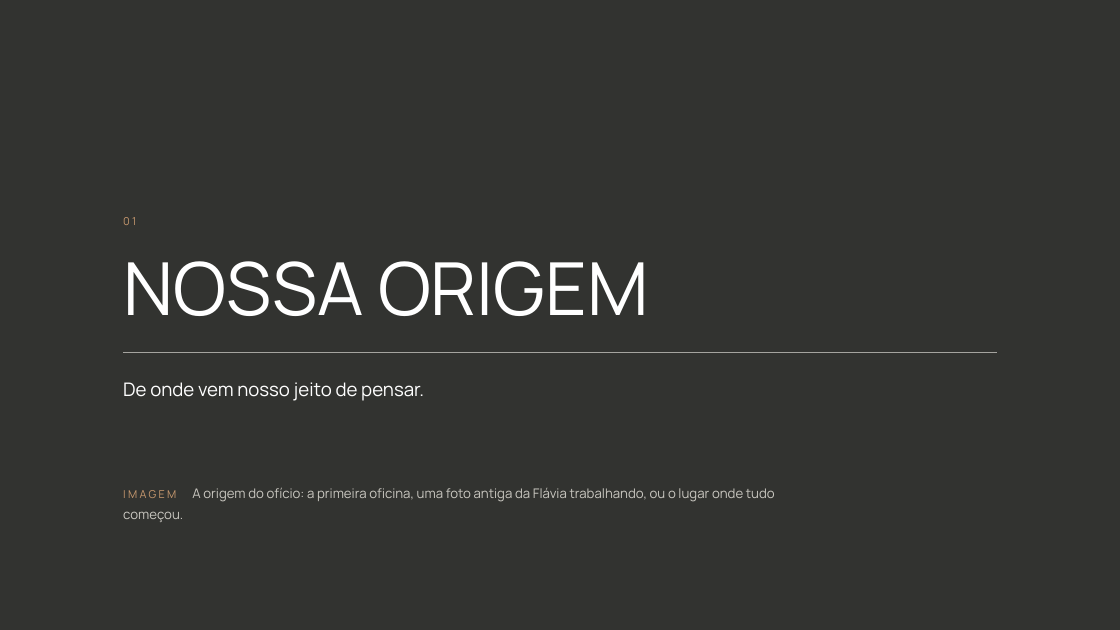
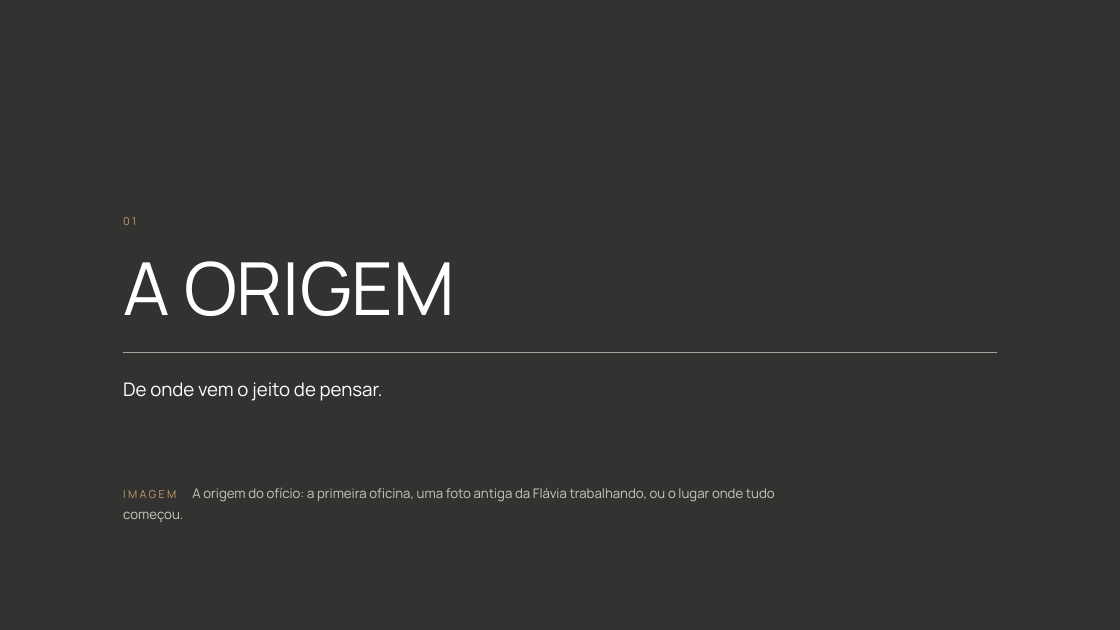
Before and after one commit to kellyalbertkabrand/Apresentacao_Revelacao_de_Essencia, a slide deck: slide 5 of clientes/flavia-muccelin/Cultura-Organizacional-Forma-e-My-Home.pptx. Drawn at 1120x630 pixels with LibreOffice and Linux fonts; fonts in the diff are those of the drawing; background and template pictures are left out; a plain dark background stands for a picture behind light text. Boxes give left, top, right and bottom in pixels: in the first picture for what was removed or moved away, otherwise in the second. Text is boxed around its words. In the diff, an @@ line names an element or a change of style, - is before the commit and + after.

```diff
--- a/clientes/flavia-muccelin/Cultura-Organizacional-Forma-e-My-Home.pptx
+++ b/clientes/flavia-muccelin/Cultura-Organizacional-Forma-e-My-Home.pptx
@@ text at box(123, 261, 455, 316): text changed @@
-NOSSA ORIGEM
+A ORIGEM
@@ text at box(123, 382, 383, 401): text changed @@
-De onde vem nosso jeito de pensar.
+De onde vem o jeito de pensar.
```
Also in this commit, not shown: 14 other slides changed, 1 slide added, 1 slide removed, 21 other files.
